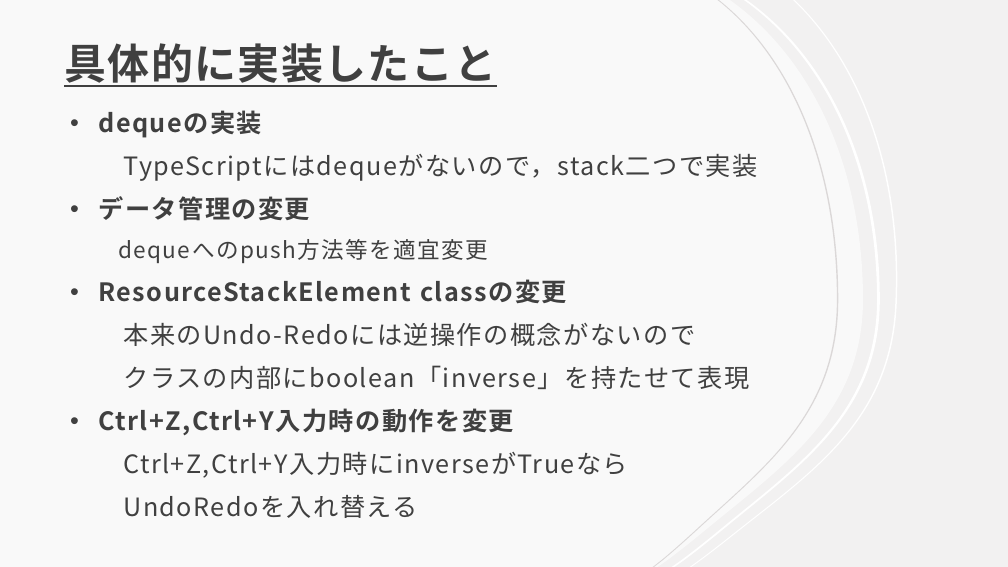
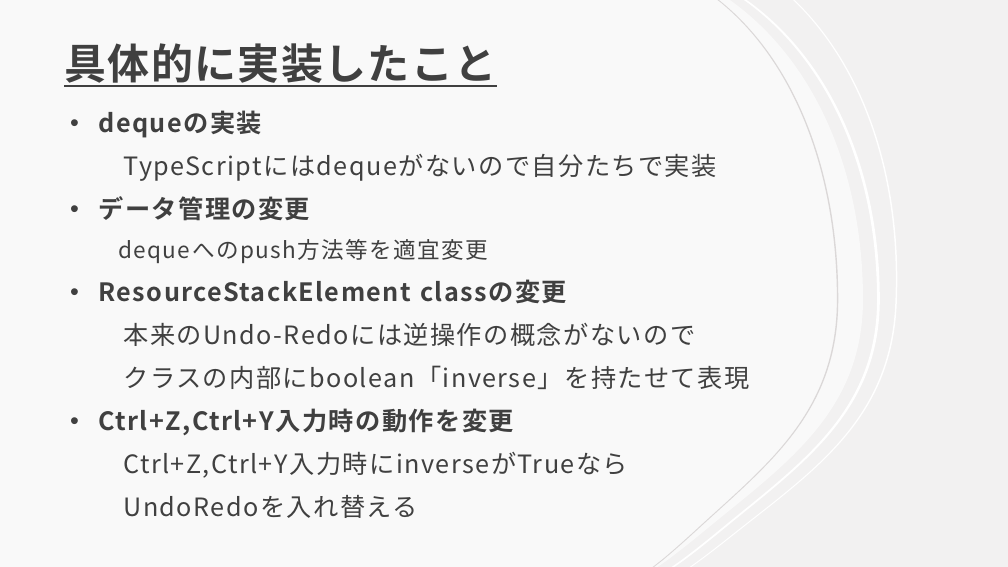
Before and after one commit to Kakeru-Miyazaki/3a_daikibo_public, a slide deck: slide 12 of suigyoza.pptx (slide 11 before the commit). Drawn at 1008x567 pixels with LibreOffice and Linux fonts; fonts in the diff are those of the drawing. Boxes give left, top, right and bottom in pixels: in the first picture for what was removed or moved away, otherwise in the second. Text is boxed around its words. In the diff, an @@ line names an element or a change of style, - is before the commit and + after.

```diff
--- a/suigyoza.pptx
+++ b/suigyoza.pptx
@@ text at (x1=123, y1=154, x2=716, y2=181): text changed @@
-TypeScriptにはdequeがないので，stack二つで実装
+TypeScriptにはdequeがないので自分たちで実装
```
Also in this commit, not shown: 2 slides added.
